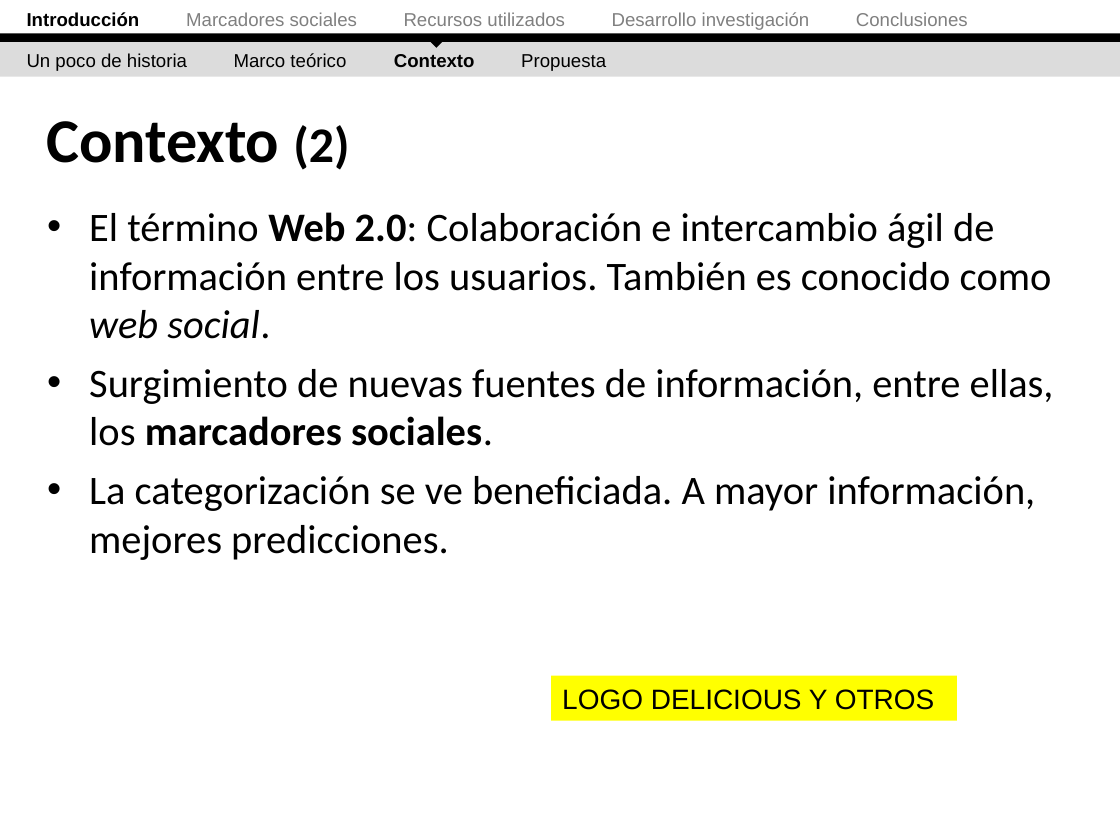
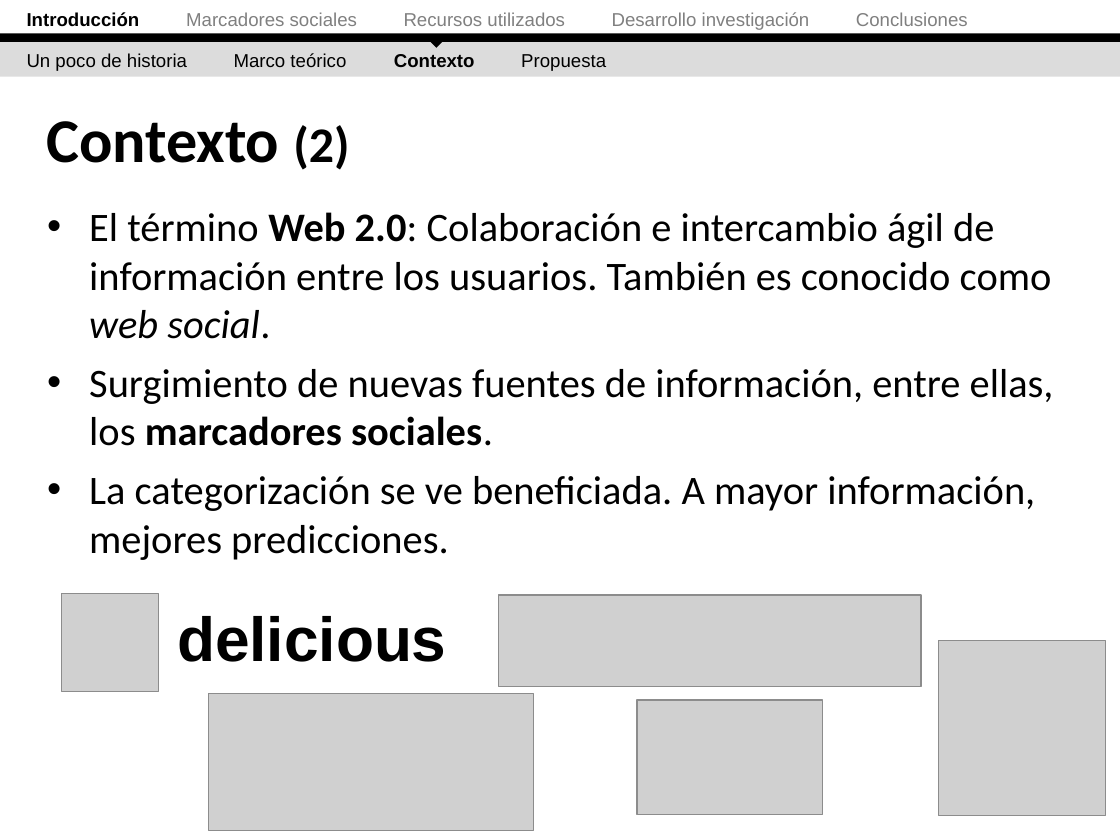
Before and after one commit to ak907kenai/nicotournetesis, a slide deck: slide 9 of docs_trunk/Presentación/Nicolás Tourné - Presentación Tesis (v2.1).ppt. Drawn at 1120x840 pixels with LibreOffice and Linux fonts; fonts in the diff are those of the drawing; grey boxes stand for pictures. Boxes give left, top, right and bottom in pixels: in the first picture for what was removed or moved away, otherwise in the second. Text is boxed around its words. In the diff, an @@ line names an element or a change of style, - is before the commit and + after.

```diff
--- a/docs_trunk/Presentación/Nicolás Tourné - Presentación Tesis (v2.1).ppt
+++ b/docs_trunk/Presentación/Nicolás Tourné - Presentación Tesis (v2.1).ppt
@@ picture added at bbox=[62, 594, 159, 691] @@
@@ picture added at bbox=[498, 595, 921, 687] @@
@@ text added at bbox=[177, 616, 446, 662], 40 pt, text #000000, bold @@
+delicious
@@ picture added at bbox=[939, 641, 1105, 816] @@
@@ rectangle removed at bbox=[551, 675, 956, 720] @@
-LOGO DELICIOUS Y OTROS
@@ picture added at bbox=[208, 694, 533, 831] @@
@@ picture added at bbox=[637, 700, 823, 814] @@
```
Also in this commit, not shown: 20 other slides changed, 6 slides added, 1 other file.
